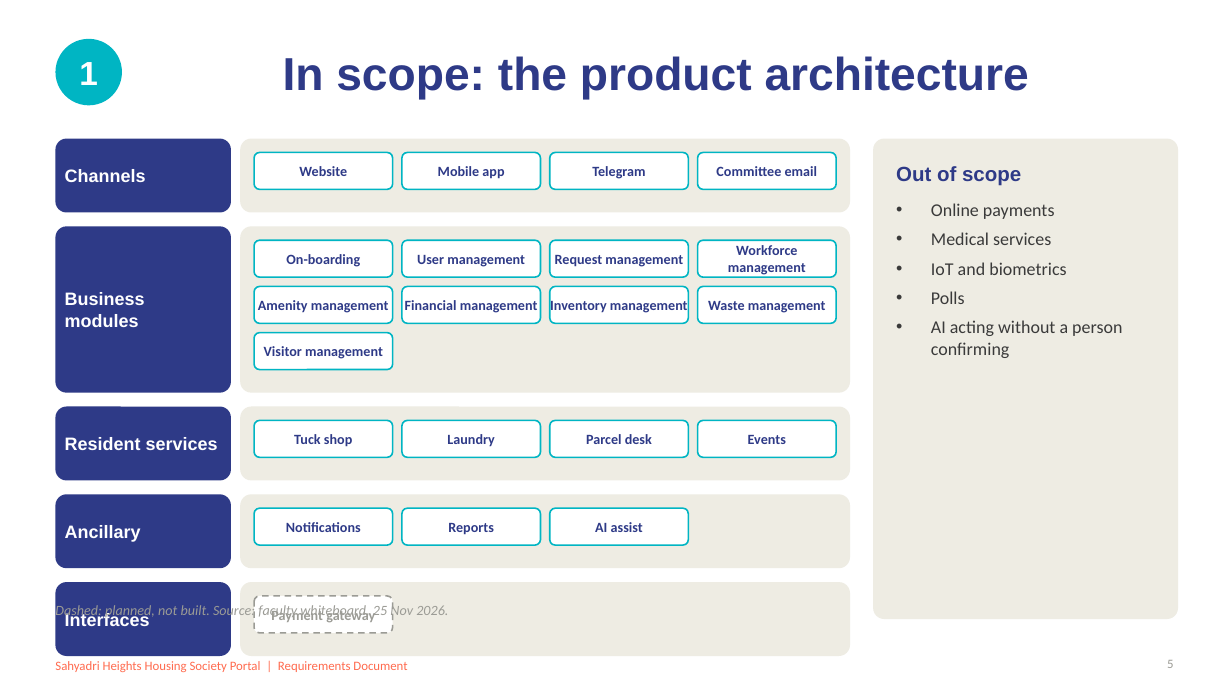
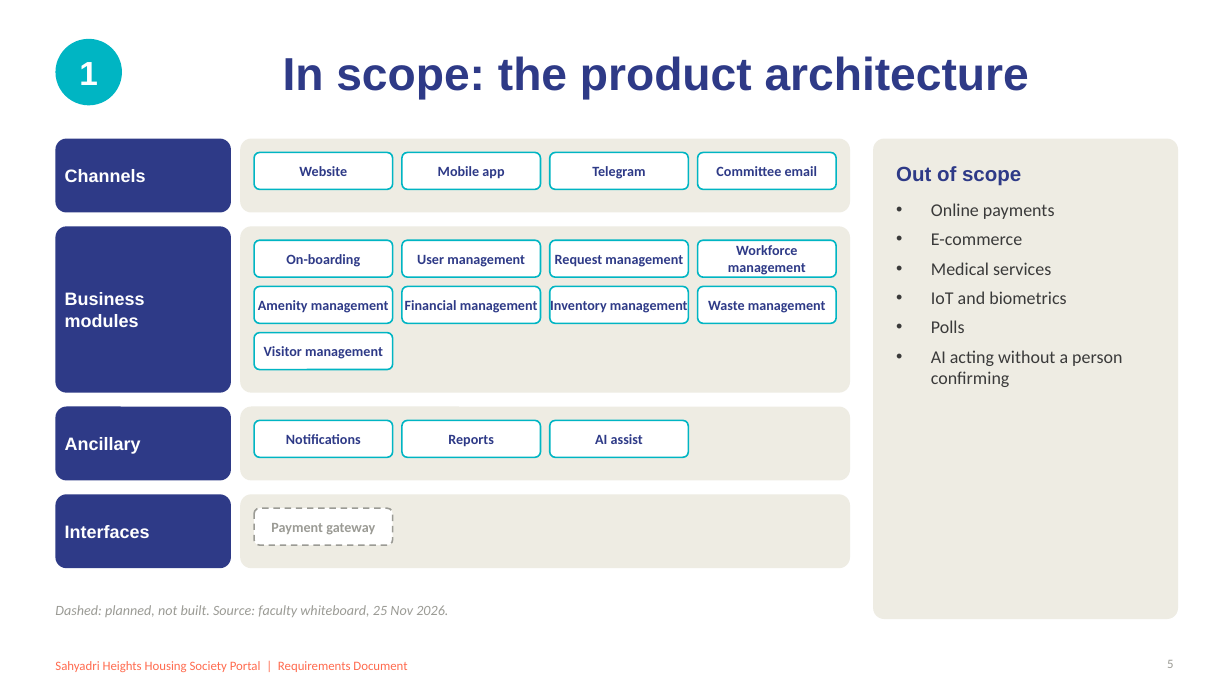
Before and after one commit to beerus-Ai/housing-portal, a slide deck: slide 5 of Requirements Documents/Requirements Presentation.pptx. Drawn at 1232x693 pixels with LibreOffice and Linux fonts; fonts in the diff are those of the drawing. Boxes give left, top, right and bottom in pixels: in the first picture for what was removed or moved away, otherwise in the second. Text is boxed around its words. In the diff, an @@ line names an element or a change of style, - is before the commit and + after.

```diff
--- a/Requirements Documents/Requirements Presentation.pptx
+++ b/Requirements Documents/Requirements Presentation.pptx
@@ text at box(931, 233, 1022, 245): paragraph added @@
+• E-commerce
@@ text removed at box(65, 437, 218, 450) @@
-Resident services
@@ text removed at box(294, 434, 352, 447) @@
-Tuck shop
@@ text removed at box(447, 434, 494, 447) @@
-Laundry
@@ 4 texts: place and size @@
-4 texts at box(65, 522, 643, 542)
+4 texts at box(65, 434, 643, 454)
@@ text removed at box(586, 434, 652, 444) @@
-Parcel desk
@@ rounded rectangle removed at box(698, 421, 836, 457) @@
@@ text removed at box(748, 435, 786, 444) @@
-Events
@@ text "Interfaces": place and size @@
-text "Interfaces" at box(65, 612, 150, 626)
+text "Interfaces" at box(65, 525, 150, 538)
@@ text "Payment gateway": place and size @@
-text "Payment gateway" at box(271, 608, 375, 622)
+text "Payment gateway" at box(271, 523, 375, 534)
@@ rounded rectangle at box(254, 508, 393, 545): outline #00B5C3 1.25 pt to #9B9B95 1.25 pt dashed @@
@@ rounded rectangle removed at box(402, 508, 541, 545) @@
@@ rounded rectangle removed at box(550, 508, 689, 545) @@
@@ rounded rectangle removed at box(55, 582, 231, 656) @@
@@ rounded rectangle removed at box(240, 582, 850, 656) @@
@@ rounded rectangle removed at box(254, 596, 393, 633) @@
```
Also in this commit, not shown: 7 other slides changed, 9 slides added, 2 slides removed.
